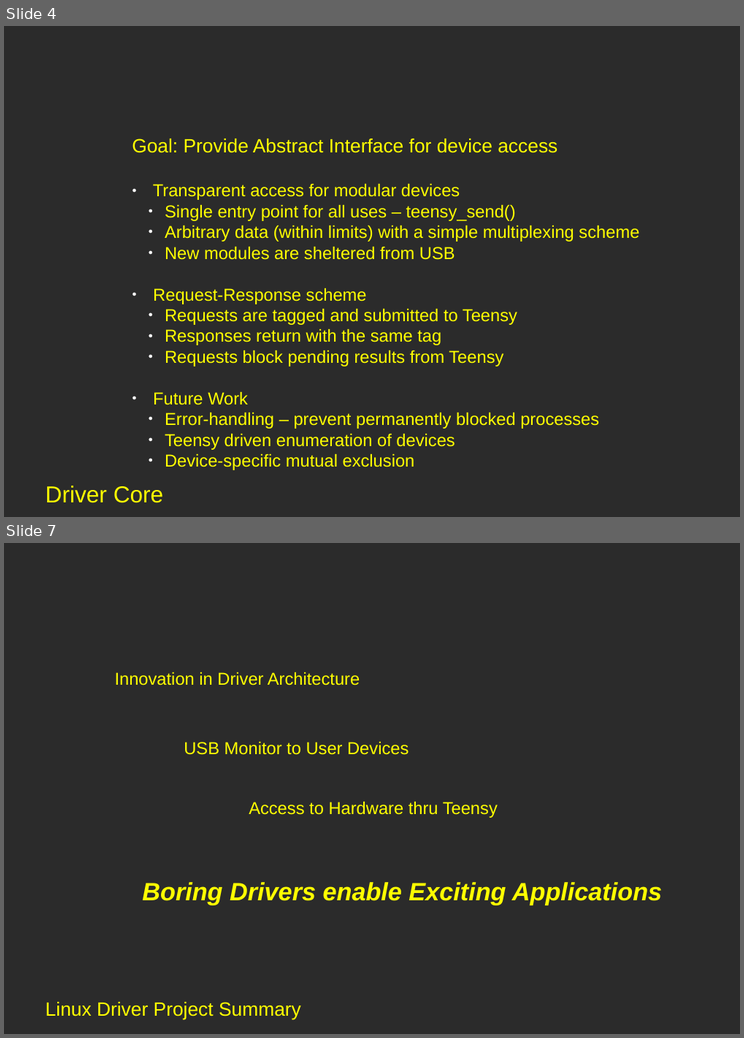
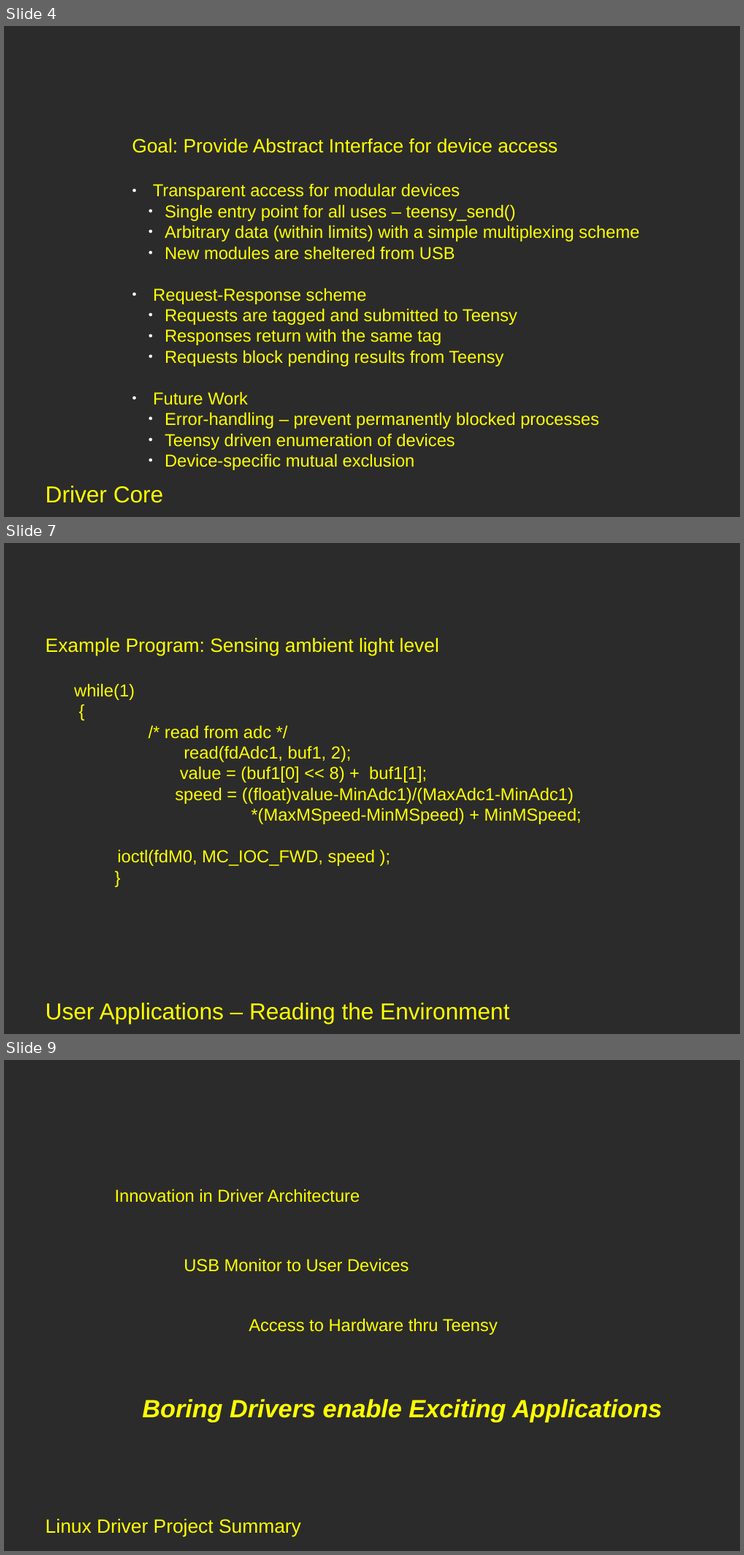
Before and after one commit to andrewsw/expose-teensy, a slide deck: Proj_2_Pres.odp. Shown one above the other, each under a label of ours: slides 4 and 7 before the commit, slides 4, 7 and 9 after it; the slides between them are not shown. The pictures are 744x1038 and 744x1555 pixels, drawn with LibreOffice and Linux fonts; fonts in the diff are those of the drawing; background and template pictures are left out; a plain dark background stands for a picture behind light text. Boxes give left, top, right and bottom in pixels: in the first picture for what was removed or moved away, otherwise in the second. Text is boxed around its words. In the diff, an @@ line names an element or a change of style, - is before the commit and + after.

```diff
--- a/Proj_2_Pres.odp
+++ b/Proj_2_Pres.odp
@@ slide 7 added at [4, 543, 740, 1034], background picture (left out) @@
@@ text added at [46, 638, 581, 866], 18 pt, text #FFFF00 @@
+Example Program: Sensing ambient light level
+while(1) {
+/* read from adc */
+read(fdAdc1, buf1, 2); value = (buf1[0] << 8) + buf1[1]; speed = ((float)value-MinAdc1)/(MaxAdc1-MinAdc1) *(MaxMSpeed-MinMSpeed) + MinMSpeed;
+ioctl(fdM0, MC_IOC_FWD, speed );
+}
@@ text added at [46, 1002, 509, 1023], 24 pt, text #FFFF00 @@
+User Applications – Reading the Environment
@@ what was slide 7 is now slide 9 @@
```
Also in this commit, not shown: 2 slides changed, 1 other slide added.
